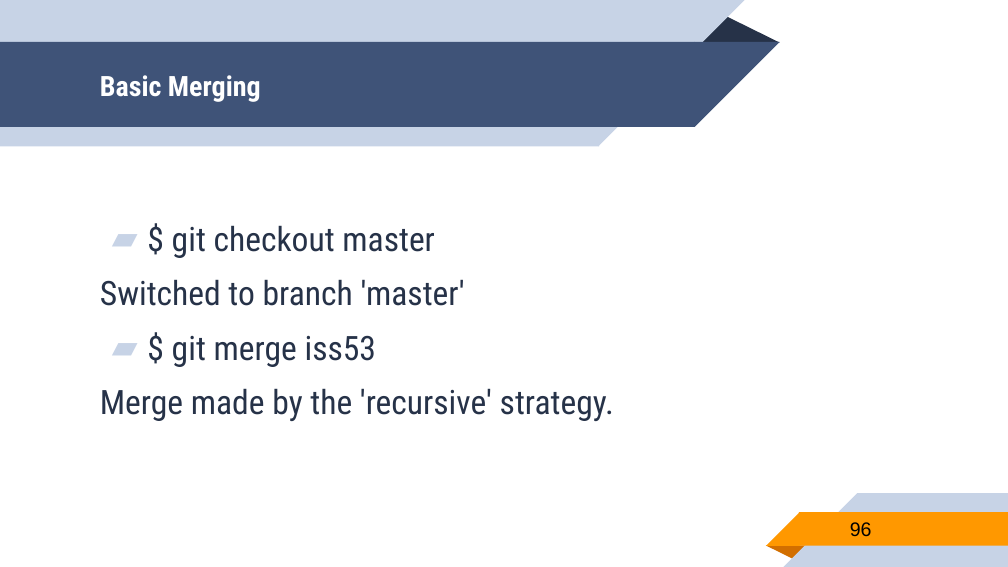
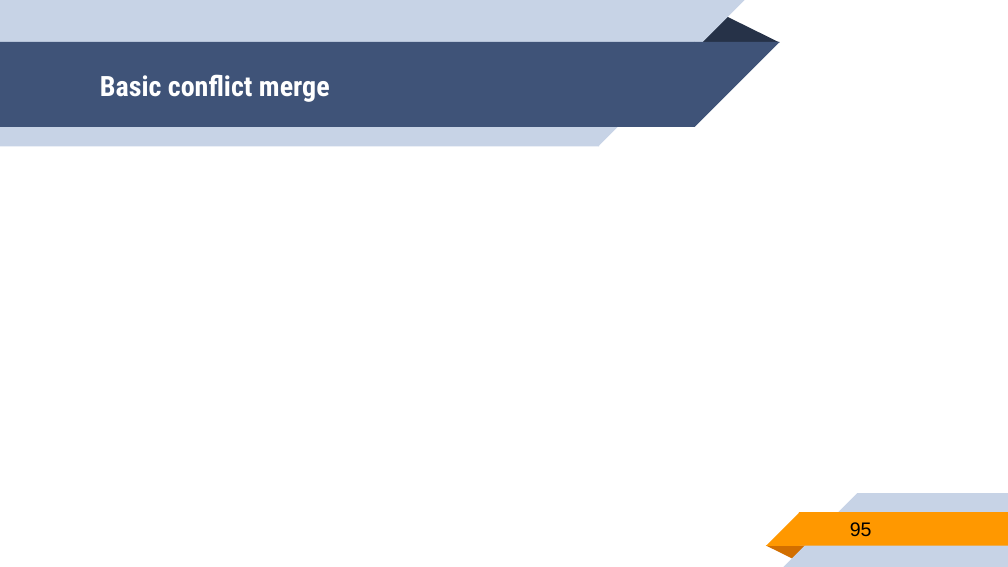
Before and after one commit to nguyentrongtiencntt/GIT, a slide deck: slide 95 of GIT.pptx (slide 96 before the commit). Drawn at 1008x567 pixels with LibreOffice and Linux fonts; fonts in the diff are those of the drawing. Boxes give left, top, right and bottom in pixels: in the first picture for what was removed or moved away, otherwise in the second. Text is boxed around its words. In the diff, an @@ line names an element or a change of style, - is before the commit and + after.

```diff
--- a/GIT.pptx
+++ b/GIT.pptx
@@ title at bbox=[100, 74, 330, 102]: text changed @@
-Basic Merging
+Basic conflict merge
@@ text removed at bbox=[100, 225, 614, 421] @@
-▰ $ git checkout master
-Switched to branch 'master'
-▰ $ git merge iss53
-Merge made by the 'recursive' strategy.
@@ page number at bbox=[850, 522, 872, 537]: text changed @@
-96
+95
```
Also in this commit, not shown: 3 other slides changed, 1 slide removed, 1 other file.
